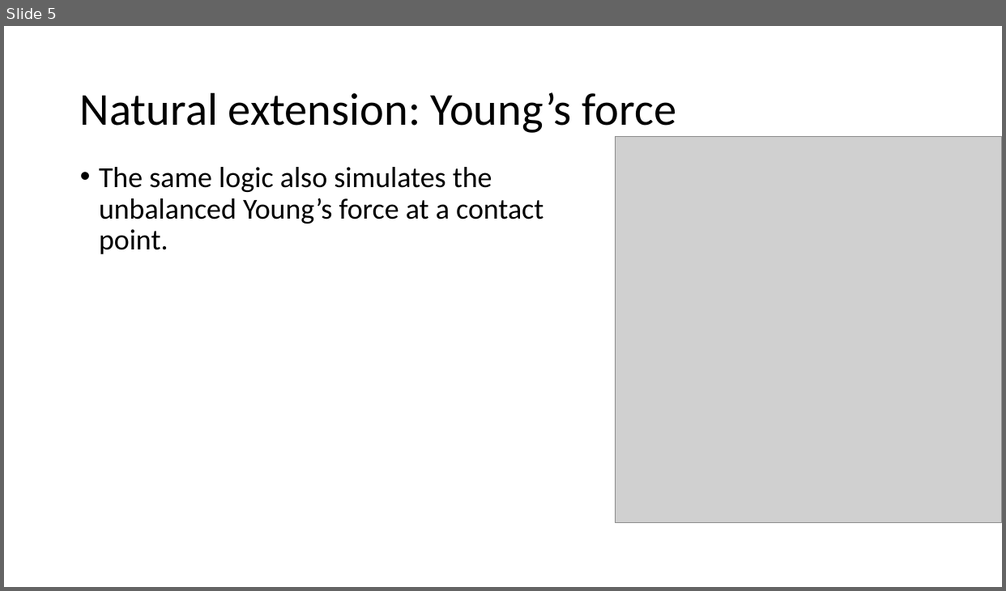
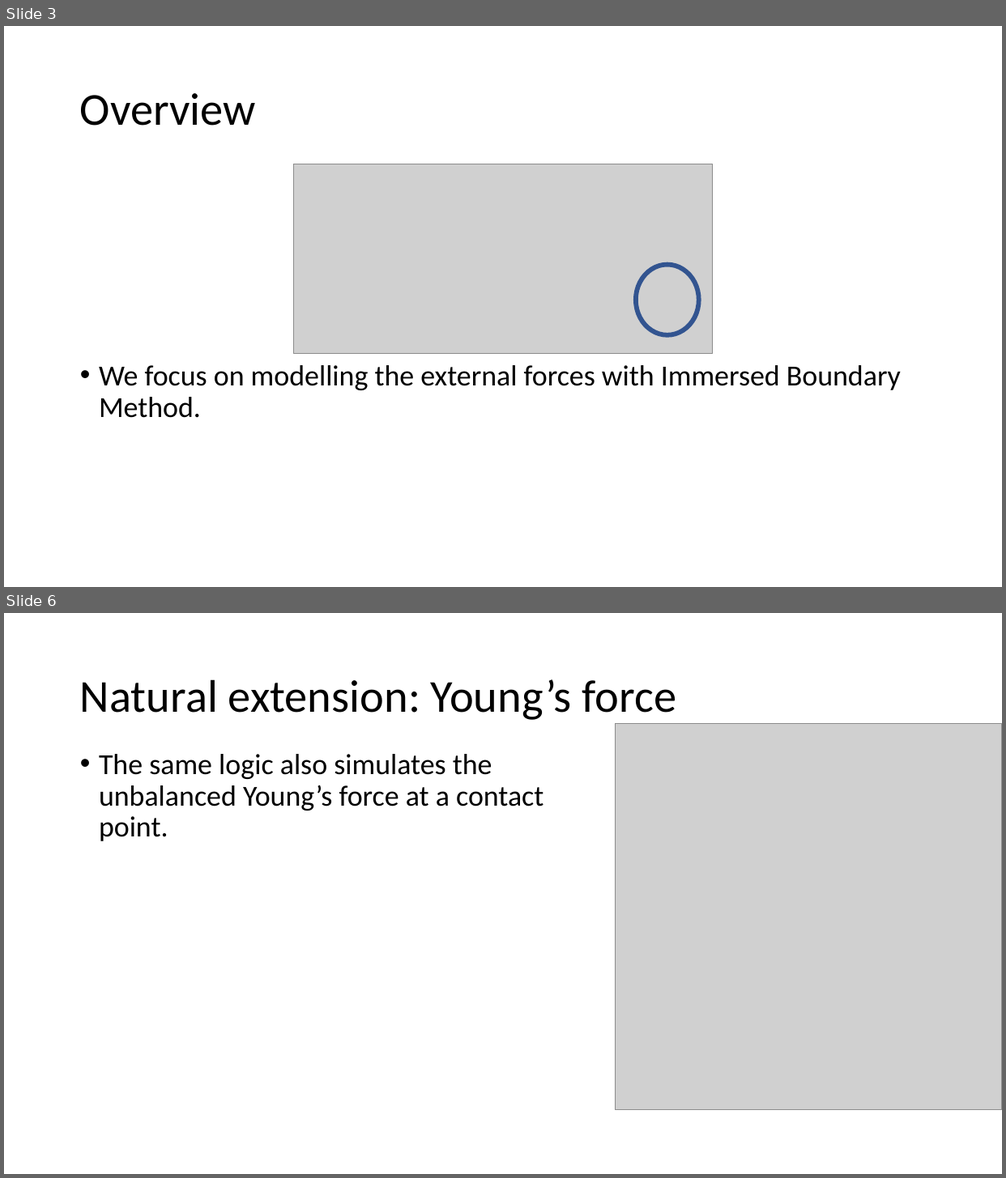
Before and after one commit to Daniel-Chin/droplet, a slide deck: APS_conf/slides.pptx. Shown one above the other, each under a label of ours: slide 5 before the commit, slides 3 and 6 after it; the slides between them are not shown. The pictures are 1006x591 and 1006x1178 pixels, drawn with LibreOffice and Linux fonts; fonts in the diff are those of the drawing; grey boxes stand for pictures. Boxes give left, top, right and bottom in pixels: in the first picture for what was removed or moved away, otherwise in the second. Text is boxed around its words. In the diff, an @@ line names an element or a change of style, - is before the commit and + after.

```diff
--- a/APS_conf/slides.pptx
+++ b/APS_conf/slides.pptx
@@ slide 3 added at [4,26,1002,587], background #FFFFFF @@
@@ title added at [80,93,256,126], 44 pt, text #000000 @@
+Overview
@@ picture added at [293,164,712,353] @@
@@ ellipse added at [636,265,699,335], outline #325491 4.5 pt @@
@@ text added at [99,365,901,418], 28 pt, text #000000 @@
+• We focus on modelling the external forces with Immersed Boundary Method.
@@ what was slide 5 is now slide 6 @@
```
Also in this commit, not shown: 10 slides changed, 3 other slides added, 3 slides removed, 1 other file.
